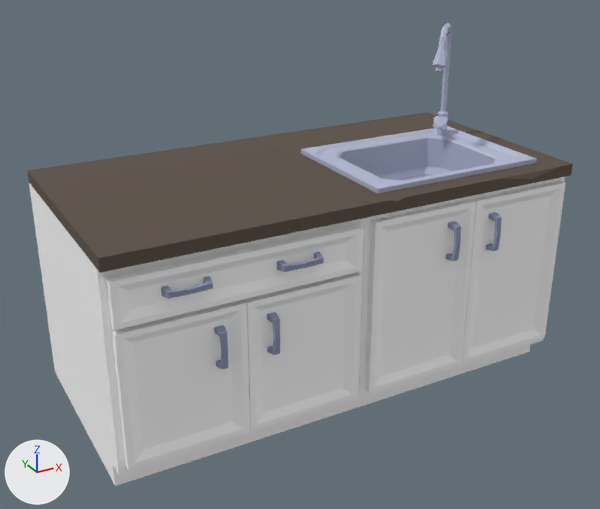
The FBX model Source/Assets/Models/Angelo/KitchenCounter.FBX: old version first, new version second.
The view is the same before and after, from a 50 mm camera at (-0.446, -0.798, 0.559) aimed at (-0.014, -0.012, 0.166). Lighting does not change. The marker at lower left points along +X, +Y and +Z. Where no turn or scale is listed for an object, it has been applied to the vertices. Vertices at the same position are counted once.

The first picture shows 'Kitchen_Counter_01'.
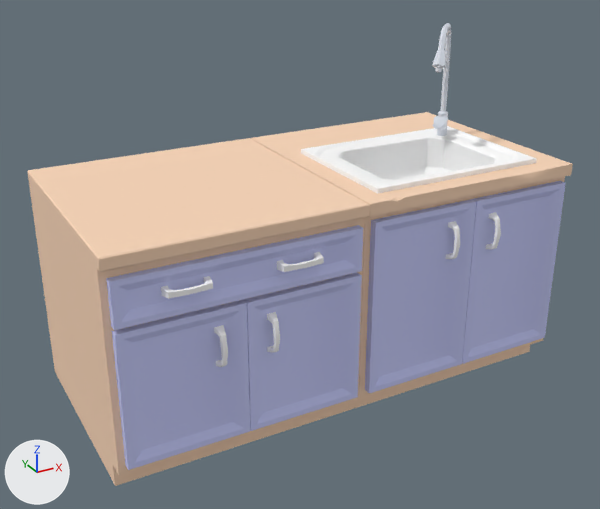
The change, as a list of edits to the scene's bpy script:
```text
Change me_mesh:
    used by ob_kitchen_counter_01; location = (0.0, 0.0, 0.0)
    remove me_mesh.from_pydata(...)  # 498 vertices, 510 faces; spans x -0.281..0.281, y -0.145..0.145, z 0.0..0.412
    add me_mesh.from_pydata(...)  # 763 vertices, 1424 faces; spans x -0.281..0.281, y -0.145..0.145, z 0.0..0.412
    me_mesh part 1: 42 vertices removed from x -0.281..0.173, y -0.143..0.145, z 0.126..0.266; 279 vertices added at x -0.281..0.173, y -0.144..0.145, z 0.038..0.266
    me_mesh part 2: 1 vertex moved within x 0.203, y 0.023, z 0.288; 3 vertices removed from x 0.211..0.215, y 0.016..0.028, z 0.276..0.29; 31 vertices added at x 0.203..0.218, y 0.015..0.031, z 0.273..0.293
    me_mesh part 3: 36 kept faces spanning x -0.281..0.281, y -0.136..0.145, z 0.0..0.367 get new texture (UV) coordinates
```

Pixel boxes [x1, y1, x2, y2] of what changed, in the pictures (600 x 509 px):
part 1 of me_mesh, built on: before [27, 112, 570, 475]; after [27, 138, 565, 475]
part 2 of me_mesh, built on: [437, 113, 447, 136] in both
part 3 of me_mesh, surface changed (grey to blue): [57, 71, 565, 485] in both
